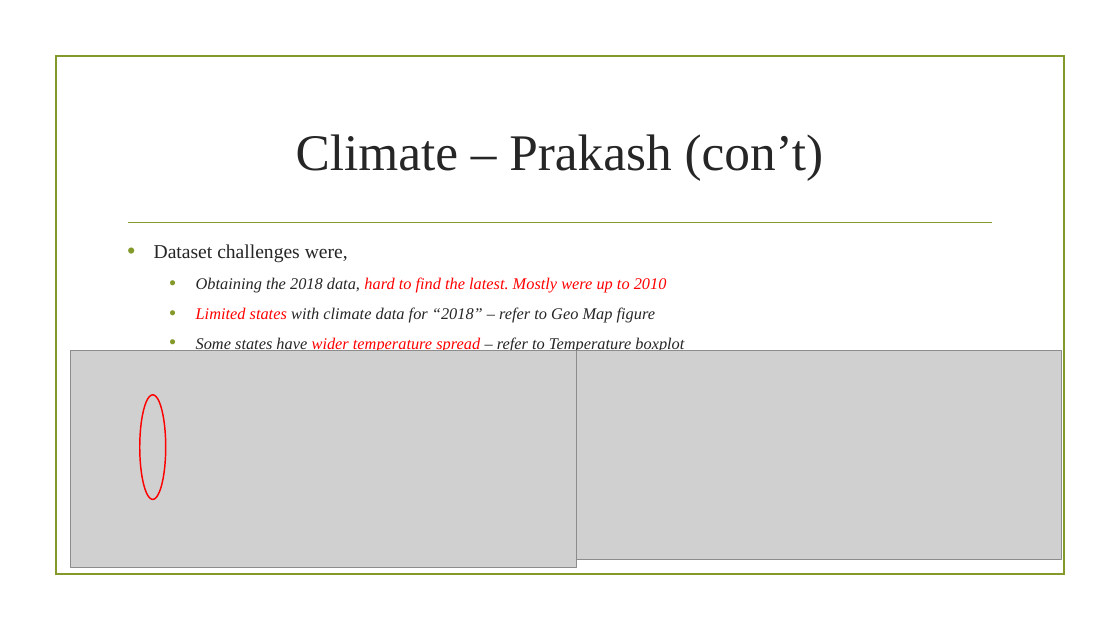
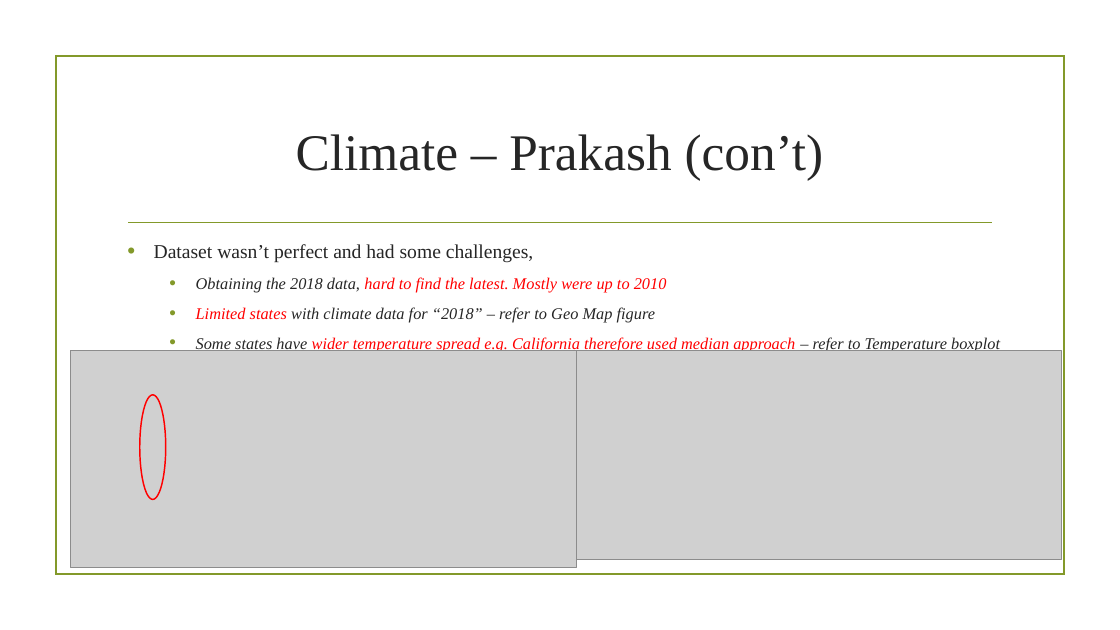
Before and after one commit to prakashbalasubramaniam/The_Incredible_Quad, a slide deck: slide 15 of Working_Presentation.pptx (slide 16 before the commit). Drawn at 1120x630 pixels with LibreOffice and Linux fonts; fonts in the diff are those of the drawing; grey boxes stand for pictures; background and template pictures are left out. Boxes give left, top, right and bottom in pixels: in the first picture for what was removed or moved away, otherwise in the second. Text is boxed around its words. In the diff, an @@ line names an element or a change of style, - is before the commit and + after.

```diff
--- a/Working_Presentation.pptx
+++ b/Working_Presentation.pptx
@@ text at <box>154,244,534,263</box>: text changed @@
-• Dataset challenges were,
+• Dataset wasn’t perfect and had some challenges,
@@ text at <box>196,337,1000,353</box>: text changed; text colour #262626 to #FF0000 @@
-  • Some states have wider temperature spread – refer to Temperature boxplot
+  • Some states have wider temperature spread e.g. California therefore used median approach – refer to Temperature boxplot
```
Also in this commit, not shown: 7 other slides changed, 9 slides added, 1 slide removed, 2 other files.
